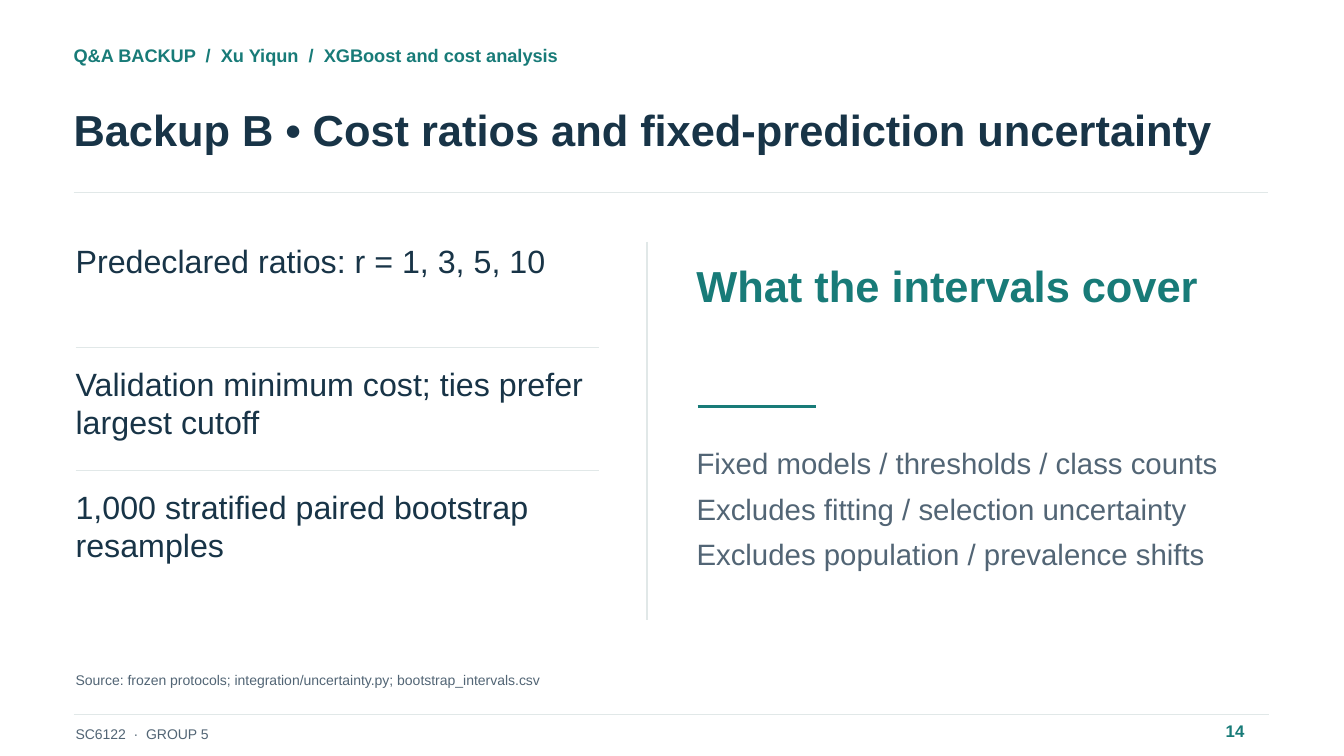
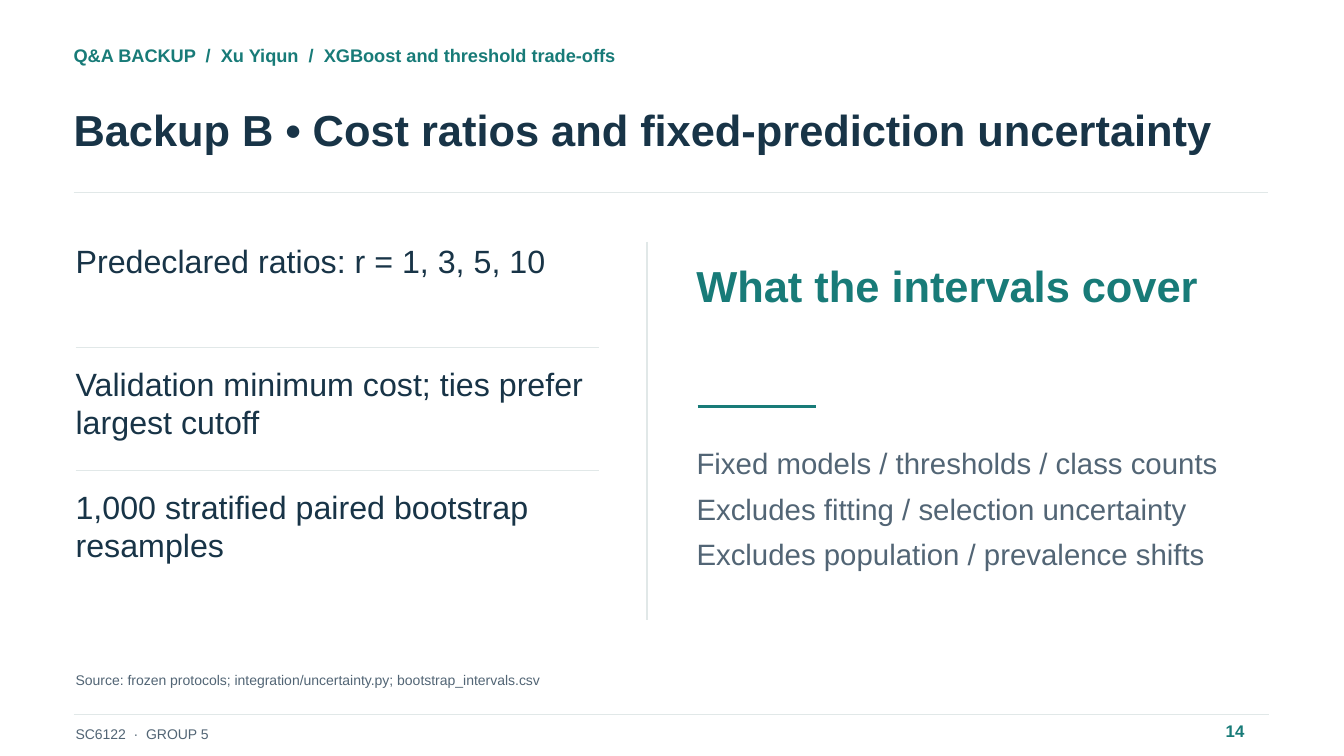
Before and after one commit to IcantFind-a-username/-SC6122-Group5-Credit-Default, a slide deck: slide 14 of submission/Group5_Presentation.pptx. Drawn at 1344x756 pixels with LibreOffice and Linux fonts; fonts in the diff are those of the drawing. Boxes give left, top, right and bottom in pixels: in the first picture for what was removed or moved away, otherwise in the second. Text is boxed around its words. In the diff, an @@ line names an element or a change of style, - is before the commit and + after.

```diff
--- a/submission/Group5_Presentation.pptx
+++ b/submission/Group5_Presentation.pptx
@@ text at (74,48,616,66): text changed @@
-Q&A BACKUP / Xu Yiqun / XGBoost and cost analysis
+Q&A BACKUP / Xu Yiqun / XGBoost and threshold trade-offs
```
Also in this commit, not shown: 10 other slides changed, 1 slide added, 1 slide removed, 15 other files.
